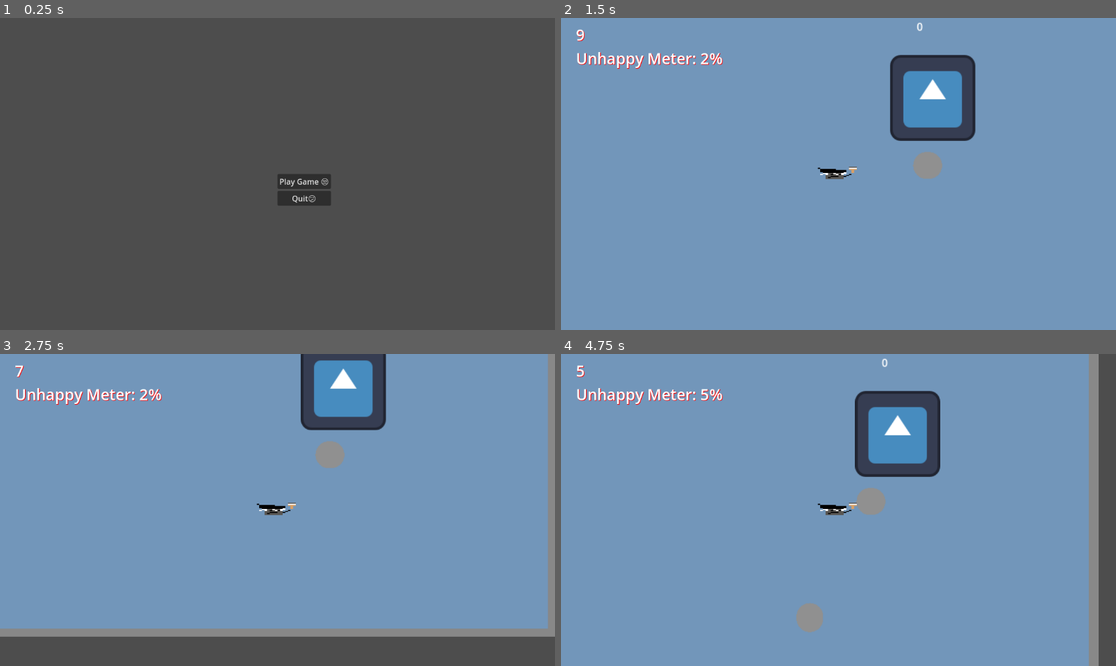
Above: before the commit, frames 1-4 (two rows, left to right).
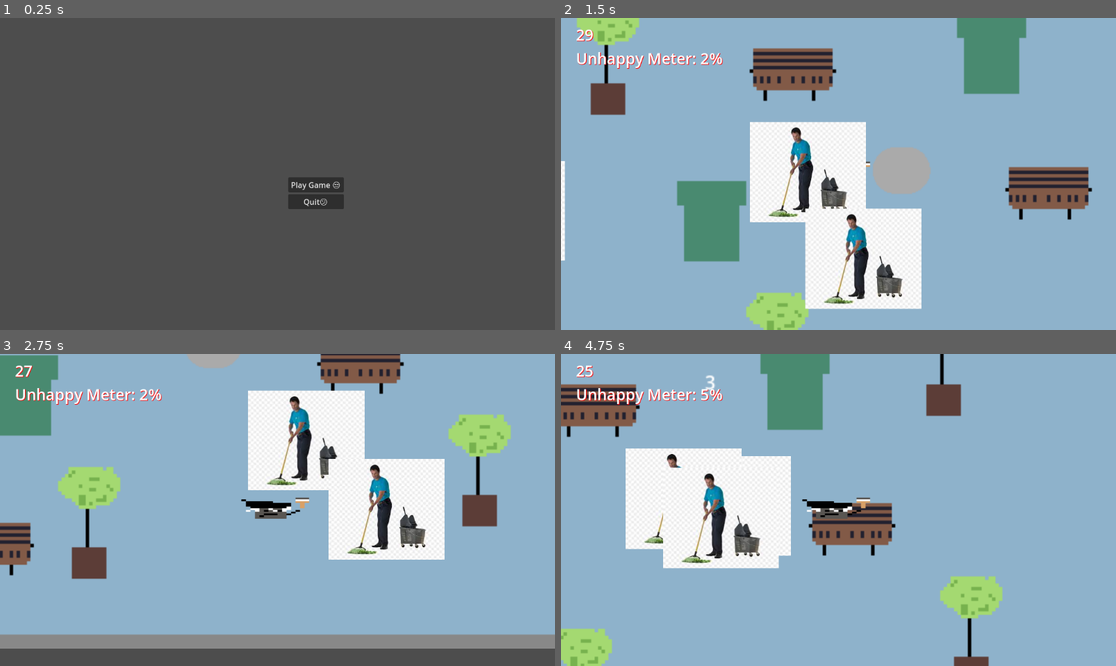
Above: after the commit, the same moments.

Repository: DlonRash/the-gloomy-artist
Game: Godot game, scene res://Scenes/main_menu.tscn
Same seed, same stepped clock (60 frames per second), same inputs: the game is played once before the commit and once after it. The engine's default icon, where the game draws it, is replaced by a stand-in: a white triangle on a blue panel in a dark square.
Inputs (mouse positions are in pixels of both pictures, inside the frame that each line leads up to):
- Up to frame 1 (0.25 s): no input
- Up to frame 2 (1.5 s): click "Play Game 😒" at 0.5 s; move the mouse to (960, 158) at 1.27 s; hold D (direction_Right) from 1.28 s (still down); click (960, 158) at 1.42 s
- Up to frame 3 (2.75 s): move the mouse to (166, 525) at 2.02 s; release D (direction_Right) at 2.03 s; hold S (direction_Down) from 2.03 s (still down)
- Up to frame 4 (4.75 s): move the mouse to (894, 441) at 2.77 s; release S (direction_Down) at 2.78 s; hold D (direction_Right) 2.78-3.53 s; move the mouse to (810, 572) at 3.52 s; hold W (direction_Up) 3.53-4.28 s; click (810, 572) at 3.67 s; move the mouse to (1005, 556) at 4.27 s; hold A (direction_Left) from 4.28 s (still down)

The runs differ from the first frame. In frame 1, 0.8% of the frame differs, in the area x 50-62%, y 50-62%; in frame 2, 99%; in frame 3, 93%; in frame 4, 99%, in the area x 0-100%, y 0-100%.

Commit message:
Add game over screen and improve janitor AI
Implements game over scene with final score display and retry/quit options. Enhances janitor AI with target-based wandering behavior and adds two additional janitors for increased difficulty. Updates game parameters: faster janitor speeds (500 from 10), longer level timer (30 from 10 seconds), and increased camera zoom. Adds border collision system to constrain movement. Includes Windows export configuration.

Diff:
--- a/Scenes/Jaintor.tscn
+++ b/Scenes/Jaintor.tscn
@@ -1,7 +1,7 @@
 [gd_scene load_steps=4 format=3 uid="uid://d0sr245h8un"]
 
 [ext_resource type="Script" uid="uid://dildb707v43w6" path="res://Scripts/jaintorAi.gd" id="1_4ce8p"]
-[ext_resource type="Texture2D" uid="uid://dix8ocupsq7iq" path="res://Assets/icon.svg" id="1_fdiuq"]
+[ext_resource type="Texture2D" uid="uid://bfnguuf5oupbi" path="res://Assets/images.jpg" id="2_4ce8p"]
 
 [sub_resource type="RectangleShape2D" id="RectangleShape2D_4ce8p"]
 
@@ -10,6 +10,8 @@
 
 [node name="CollisionShape2D" type="CollisionShape2D" parent="."]
 shape = SubResource("RectangleShape2D_4ce8p")
+disabled = true
 
-[node name="Sprite2D" type="Sprite2D" parent="CollisionShape2D"]
-texture = ExtResource("1_fdiuq")
+[node name="Sprite2D" type="Sprite2D" parent="."]
+scale = Vector2(0.419052, 0.410196)
+texture = ExtResource("2_4ce8p")
--- a/Scenes/MallScene.tscn
+++ b/Scenes/MallScene.tscn
@@ -1,13 +1,14 @@
-[gd_scene load_steps=13 format=3 uid="uid://i47rsvd7oiar"]
+[gd_scene load_steps=14 format=3 uid="uid://i47rsvd7oiar"]
 
 [ext_resource type="Script" uid="uid://wirpn7imrbdx" path="res://Scripts/score_label.gd" id="1_q1whg"]
-[ext_resource type="Texture2D" uid="uid://deqtrf0e20ogq" path="res://Assets/Sprites/Mall.png" id="2_02ptt"]
 [ext_resource type="Shader" uid="uid://dfthepqndvcll" path="res://Assets/Materials/SadJuices.gdshader" id="2_pwjc4"]
+[ext_resource type="Texture2D" uid="uid://ce75412cmqfau" path="res://Assets/Mall.png" id="2_wuan6"]
 [ext_resource type="Script" uid="uid://6xa2unkk6dvd" path="res://Scripts/GameManager.gd" id="3_e7274"]
 [ext_resource type="PackedScene" uid="uid://cfkuy76dpih7p" path="res://Scenes/playerScene.tscn" id="4_77qla"]
 [ext_resource type="Script" uid="uid://drxjg2atoes7a" path="res://Scripts/paint_canvas.gd" id="5_e7274"]
 [ext_resource type="PackedScene" uid="uid://d0sr245h8un" path="res://Scenes/Jaintor.tscn" id="5_pwjc4"]
 [ext_resource type="Script" uid="uid://ce88bkus5af6e" path="res://Scripts/clean_timer.gd" id="7_uoo1u"]
+[ext_resource type="PackedScene" uid="uid://cnxsq20n0jck7" path="res://Scenes/border.tscn" id="7_wuan6"]
 
 [sub_resource type="ViewportTexture" id="ViewportTexture_77qla"]
 viewport_path = NodePath("Mall_Floor/SubViewportContainer/SubViewport")
@@ -31,7 +32,7 @@
 material = SubResource("ShaderMaterial_e7274")
 position = Vector2(48, -12)
 scale = Vector2(0.996268, 1.00694)
-texture = ExtResource("2_02ptt")
+texture = ExtResource("2_wuan6")
 script = ExtResource("3_e7274")
 paint_canvas = NodePath("SubViewportContainer/SubViewport/PaintCanvas")
 
@@ -53,7 +54,7 @@
 [node name="jaintor" parent="." instance=ExtResource("5_pwjc4")]
 position = Vector2(183, -114)
 scale = Vector2(0.996268, 1.00694)
-SPEED = 10.0
+SPEED = 500.0
 cleaning_radius = 100.0
 
 [node name="Clean_Label2" type="Label" parent="jaintor"]
@@ -69,9 +70,10 @@
 
 [node name="Player" parent="." instance=ExtResource("4_77qla")]
 position = Vector2(31, 0)
+move_speed = 200.0
 
 [node name="Level_Timer" type="Timer" parent="."]
-wait_time = 10.0
+wait_time = 30.0
 one_shot = true
 
 [node name="CanvasLayer" type="CanvasLayer" parent="."]
@@ -94,4 +96,45 @@
 label_settings = SubResource("LabelSettings_wuan6")
 script = ExtResource("1_q1whg")
 
+[node name="Border" parent="." instance=ExtResource("7_wuan6")]
+position = Vector2(-430, -296)
+scale = Vector2(1.83813, 1.71393)
+
+[node name="jaintor2" parent="." instance=ExtResource("5_pwjc4")]
+position = Vector2(233, 164)
+scale = Vector2(0.99255, 1.01393)
+SPEED = 500.0
+cleaning_radius = 100.0
+
+[node name="Clean_Label2" type="Label" parent="jaintor2"]
+offset_left = -24.0
+offset_top = -118.0
+offset_right = 19.0
+offset_bottom = -75.0
+
+[node name="Clean_Timer" type="Timer" parent="jaintor2/Clean_Label2"]
+wait_time = 5.0
+one_shot = true
+script = ExtResource("7_uoo1u")
+
+[node name="jaintor3" parent="." instance=ExtResource("5_pwjc4")]
+position = Vector2(-293, -114)
+scale = Vector2(0.99255, 1.01393)
+SPEED = 500.0
+cleaning_radius = 100.0
+
+[node name="Clean_Label2" type="Label" parent="jaintor3"]
+offset_left = -24.0
+offset_top = -118.0
+offset_right = 19.0
+offset_bottom = -75.0
+
+[node name="Clean_Timer" type="Timer" parent="jaintor3/Clean_Label2"]
+wait_time = 5.0
+one_shot = true
+script = ExtResource("7_uoo1u")
+
 [connection signal="timeout" from="jaintor/Clean_Label2/Clean_Timer" to="Mall_Floor" method="_on_clean_timer_timeout"]
+[connection signal="timeout" from="Level_Timer" to="Mall_Floor" method="_on_level_timer_timeout"]
+[connection signal="timeout" from="jaintor2/Clean_Label2/Clean_Timer" to="Mall_Floor" method="_on_clean_timer_timeout"]
+[connection signal="timeout" from="jaintor3/Clean_Label2/Clean_Timer" to="Mall_Floor" method="_on_clean_timer_timeout"]
--- /dev/null
+++ b/Scenes/border.tscn
@@ -0,0 +1,25 @@
+[gd_scene load_steps=3 format=3 uid="uid://cnxsq20n0jck7"]
+
+[sub_resource type="RectangleShape2D" id="RectangleShape2D_nynxs"]
+size = Vector2(542, 33)
+
+[sub_resource type="RectangleShape2D" id="RectangleShape2D_3v7vi"]
+size = Vector2(19, 299.5)
+
+[node name="Border" type="StaticBody2D"]
+
+[node name="Wall_1" type="CollisionShape2D" parent="."]
+position = Vector2(261, 6.5)
+shape = SubResource("RectangleShape2D_nynxs")
+
+[node name="Wall_2" type="CollisionShape2D" parent="."]
+position = Vector2(0, 173)
+shape = SubResource("RectangleShape2D_3v7vi")
+
+[node name="Wall_3" type="CollisionShape2D" parent="."]
+position = Vector2(519, 173)
+shape = SubResource("RectangleShape2D_3v7vi")
+
+[node name="Wall_4" type="CollisionShape2D" parent="."]
+position = Vector2(261, 337)
+shape = SubResource("RectangleShape2D_nynxs")
--- /dev/null
+++ b/Scenes/game_over.tscn
@@ -0,0 +1,48 @@
+[gd_scene load_steps=2 format=3 uid="uid://dfxpfipyacywx"]
+
+[ext_resource type="Script" uid="uid://bg4cor63gok0h" path="res://Scripts/game_over.gd" id="1_ojehl"]
+
+[node name="Game_Over" type="Control" node_paths=PackedStringArray("score_label")]
+layout_mode = 3
+anchors_preset = 15
+anchor_right = 1.0
+anchor_bottom = 1.0
+grow_horizontal = 2
+grow_vertical = 2
+script = ExtResource("1_ojehl")
+score_label = NodePath("VBoxContainer/Panel/Results")
+
+[node name="VBoxContainer" type="VBoxContainer" parent="."]
+layout_mode = 1
+anchors_preset = 8
+anchor_left = 0.5
+anchor_top = 0.5
+anchor_right = 0.5
+anchor_bottom = 0.5
+offset_left = -20.0
+offset_top = -20.0
+offset_right = 20.0
+offset_bottom = 20.0
+grow_horizontal = 2
+grow_vertical = 2
+
+[node name="Panel" type="Panel" parent="VBoxContainer"]
+layout_mode = 2
+
+[node name="Results" type="Label" parent="VBoxContainer/Panel"]
+layout_mode = 2
+offset_left = -39.0
+offset_top = -66.0
+offset_right = 1.0
+offset_bottom = -43.0
+
+[node name="Retry_Button" type="Button" parent="VBoxContainer"]
+layout_mode = 2
+text = " Try again Chud?"
+
+[node name="Quit_Button" type="Button" parent="VBoxContainer"]
+layout_mode = 2
+text = "Get me out of here"
+
+[connection signal="button_down" from="VBoxContainer/Retry_Button" to="." method="_on_retry_button_button_down"]
+[connection signal="button_down" from="VBoxContainer/Quit_Button" to="." method="_on_quit_button_button_down"]
--- a/Scenes/main_menu.tscn
+++ b/Scenes/main_menu.tscn
@@ -15,8 +15,10 @@
 
 [node name="VBoxContainer" type="VBoxContainer" parent="."]
 layout_mode = 0
-offset_right = 40.0
-offset_bottom = 40.0
+offset_left = 22.0
+offset_top = 7.0
+offset_right = 138.0
+offset_bottom = 73.0
 
 [node name="PlayButton" type="Button" parent="VBoxContainer"]
 layout_mode = 2
--- a/Scenes/playerScene.tscn
+++ b/Scenes/playerScene.tscn
@@ -19,4 +19,4 @@
 debug_color = Color(0.328834, 0.394569, 0.486745, 0.42)
 
 [node name="Camera2D" type="Camera2D" parent="."]
-zoom = Vector2(1.385, 1.385)
+zoom = Vector2(2.4, 2.4)
--- a/Scripts/GameManager.gd
+++ b/Scripts/GameManager.gd
@@ -10,11 +10,12 @@
 
 var Start_Button = false
 var currently_cleaning = false
+var game_over = false
 
 func _ready():
 	level_timer.start()
 	level_time_lable.text = str(int(level_timer.time_left))
-
+	game_over = false
 	# trying to register the background globally so it can be found. BLEHHHH
 	# adding this to try aand keep the game from booting up to get reference to viewport.
 
@@ -52,11 +53,22 @@
 
 
 func _process(delta):
+	# ending the game and switcning to game over scene
+	if game_over:
+		#PaintManager.clear_references()
+		get_tree().change_scene_to_file("res://Scenes/game_over.tscn")
 	level_time_lable.text = str(int(level_timer.time_left))
 
 	if not clean_timer.is_stopped():
 		clean_label.text = str(int(clean_timer.time_left))
 	else:
 		clean_label.text = "0"
+
+
+
 func _on_clean_timer_timeout():
 	Start_Button = true
+
+
+func _on_level_timer_timeout():
+	game_over = true
--- a/Scripts/PaintManager.gd
+++ b/Scripts/PaintManager.gd
@@ -1,6 +1,14 @@
 extends Node
 var background_sprite: Sprite2D = null
 var current_score: int = 0
+func clear_references():
+	current_score = 0
+	background_sprite = null
+
+func reset_for_next_run():
+	current_score = 0
+	background_sprite = null
+
 
 func update_score():
 	var paint_canvas = background_sprite.paint_canvas
--- /dev/null
+++ b/Scripts/game_over.gd
@@ -0,0 +1,18 @@
+extends Control
+
+@export var score_label: Label
+
+func _ready():
+	if score_label:
+		# Read the final score directly from the persistent manager
+		score_label.text = "Final Monochrome Score: " + str(PaintManager.current_score) + "%"
+
+	PaintManager.reset_for_next_run()
+
+
+func _on_retry_button_button_down() -> void:
+	get_tree().change_scene_to_file("res://Scenes/MallScene.tscn")
+
+
+func _on_quit_button_button_down() -> void:
+	get_tree().quit()
--- a/Scripts/jaintorAi.gd
+++ b/Scripts/jaintorAi.gd
@@ -1,11 +1,17 @@
 extends CharacterBody2D
 
-
+@export var change_target_dist: float = 15.0
 @export var SPEED = 300.0
 @export var cleaning_radius = 50.0
 
 enum AiState {WANDER,CLEANING}
 var current_state = AiState.WANDER
+
+var target_position: Vector2 = Vector2.ZERO
+func _ready():
+	await get_tree().process_frame
+	set_new_random_target()
+
 
 func _physics_process(delta):
 	# need this to first ask if current postion is colored.
@@ -17,7 +23,16 @@
 
 			if is_on_paint:
 				current_state = AiState.CLEANING
-				print(" EWWWWW WHO MADE THIS SHIT GREY")
+				velocity = Vector2.ZERO
+				return
+
+			var direction = global_position.direction_to(target_position)
+			velocity = direction * SPEED
+			# If close to the target position, pick a new random spot
+			if global_position.distance_to(target_position) < change_target_dist:
+				set_new_random_target()
+
+				#print(" EWWWWW WHO MADE THIS SHIT GREY")
 
 		AiState.CLEANING:
 			velocity = Vector2.ZERO
@@ -29,3 +44,22 @@
 				current_state = AiState.WANDER
 				print("Area clean! Resuming wander.")
 	move_and_slide()
+
+func set_new_random_target():
+	var bg = PaintManager.background_sprite
+	if not is_instance_valid(bg) or not bg.texture:
+		return
+	var tex_size = bg.texture.get_size()
+
+	# Generate a random coordinate within the texture size boundaries
+	# Offset by 50 pixels so the AI doesn't walk completely off the edges
+	var random_x = randf_range(50.0, tex_size.x - 50.0)
+	var random_y = randf_range(50.0, tex_size.y - 50.0)
+	var local_target = Vector2(random_x, random_y)
+
+	# Adjust if the background is set to "Centered" in the Inspector
+	if bg.centered:
+		local_target -= tex_size / 2.0
+
+	# Convert the target from background coordinates to global world coordinates
+	target_position = bg.to_global(local_target)
--- /dev/null
+++ b/Scripts/retry_button.gd
@@ -0,0 +1,6 @@
+extends Button
+
+
+func _on_try_again_button_pressed():
+	# This automatically boots up a brand-new background, canvas, and janitor AI
+	get_tree("res://Scenes/MallScene.tscn") # Change to your gameplay file path
Binary file changed: Assets/Mall.png
Binary file added: Assets/images.jpg
Not shown, added: Assets/images.jpg.import
Not shown, added: Scripts/game_over.gd.uid
Not shown, added: Scripts/retry_button.gd.uid
Not shown, added: export_presets.cfg
Not shown, added: Scenes/MallScene.tscn62241277350.tmp
